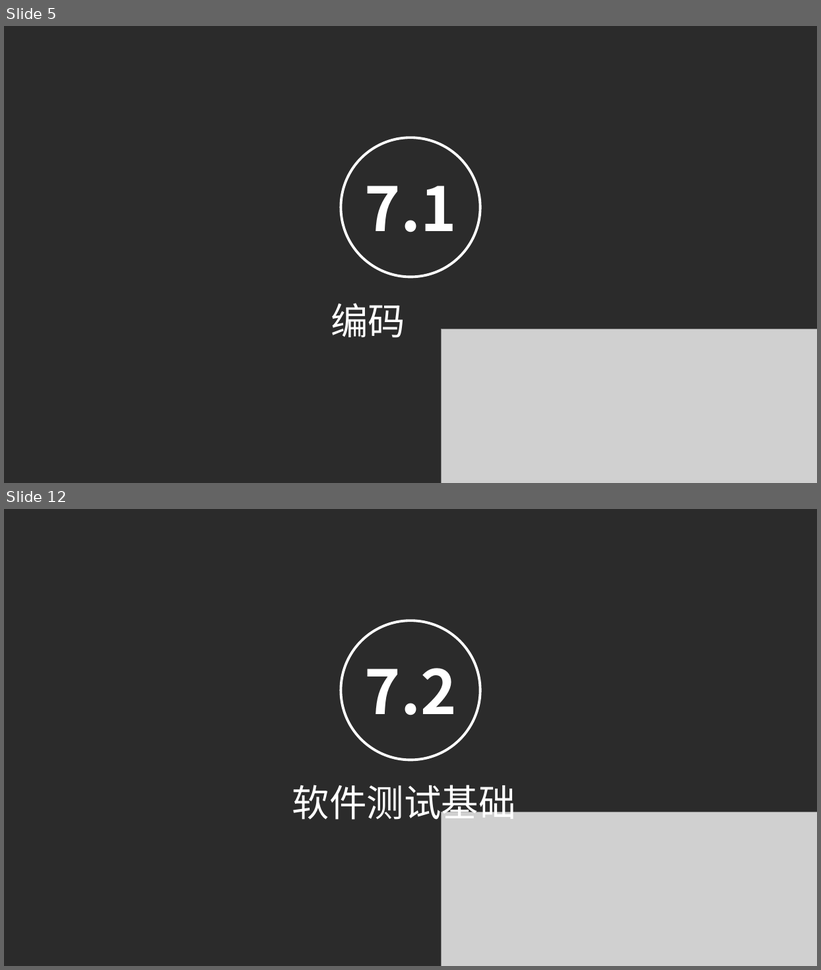
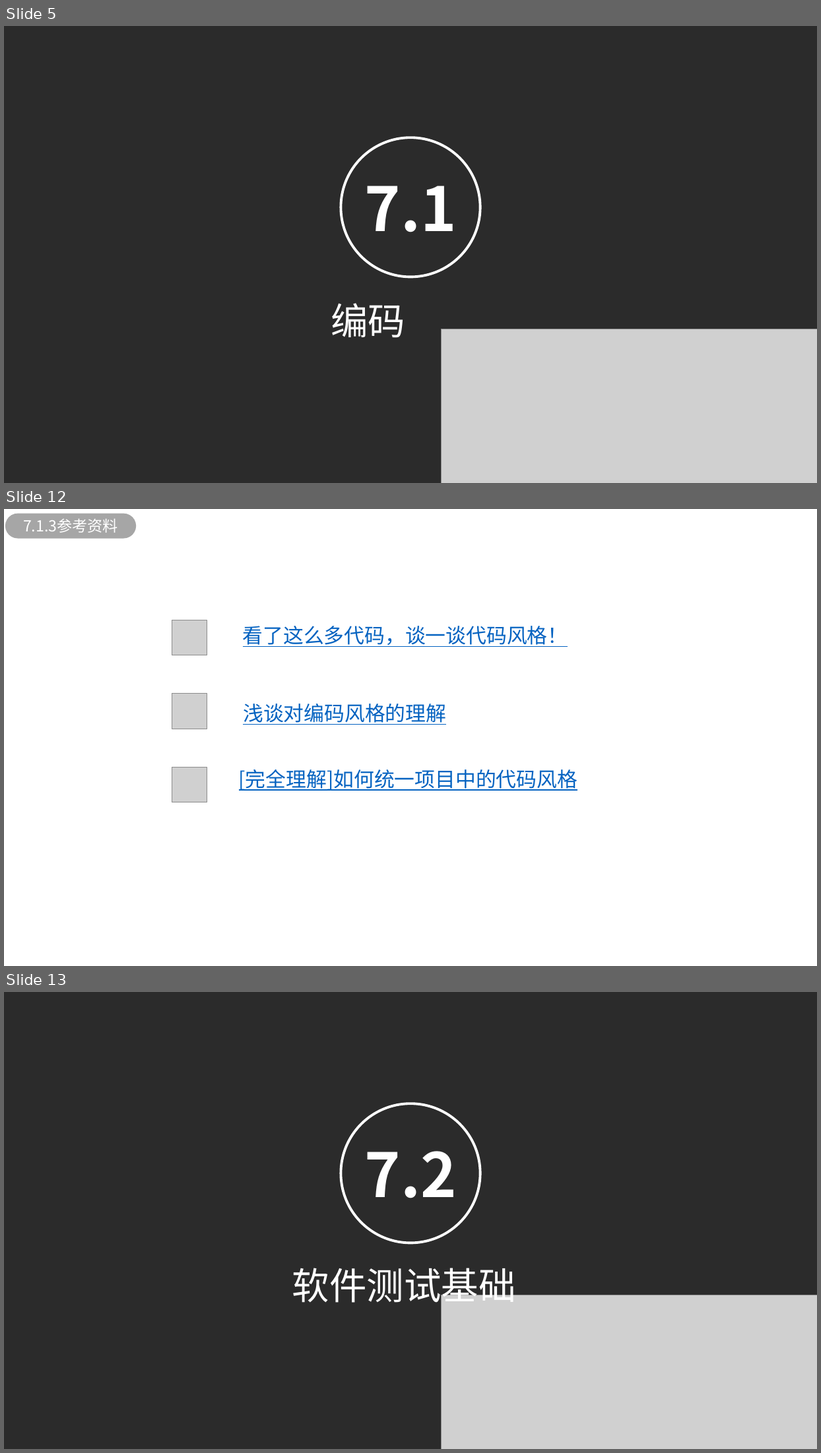
Before and after one commit to JakerHXR/Software-manage, a slide deck: 翻转课堂/G04 7.1 - 7.3.pptx. Shown one above the other, each under a label of ours: slides 5 and 12 before the commit, slides 5, 12 and 13 after it; the slides between them are not shown. The pictures are 821x970 and 821x1453 pixels, drawn with LibreOffice and Linux fonts; fonts in the diff are those of the drawing; grey boxes stand for pictures; background and template pictures are left out; a plain dark background stands for a picture behind light text. Boxes give left, top, right and bottom in pixels: in the first picture for what was removed or moved away, otherwise in the second. Text is boxed around its words. In the diff, an @@ line names an element or a change of style, - is before the commit and + after.

Commit message:
修改

```diff
--- a/翻转课堂/G04 7.1 - 7.3.pptx
+++ b/翻转课堂/G04 7.1 - 7.3.pptx
@@ slide 12 added at (4, 509, 817, 966), background picture (left out) @@
@@ rounded rectangle added at (5, 513, 137, 538), fill #A6A6A6, 18 pt, text #FFFFFF @@
+7.1.3参考资料
@@ picture added at (172, 620, 207, 656) @@
@@ text added at (243, 626, 568, 647), 24 pt, text #0563C1, underline @@
+看了这么多代码，谈一谈代码风格！
@@ picture added at (172, 694, 207, 729) @@
@@ text added at (243, 704, 446, 725), 24 pt, text #0563C1, underline @@
+浅谈对编码风格的理解
@@ picture added at (172, 768, 207, 803) @@
@@ text added at (239, 770, 578, 791), 24 pt, text #0563C1, underline @@
+[完全理解]如何统一项目中的代码风格
@@ what was slide 12 is now slide 13 @@
```
